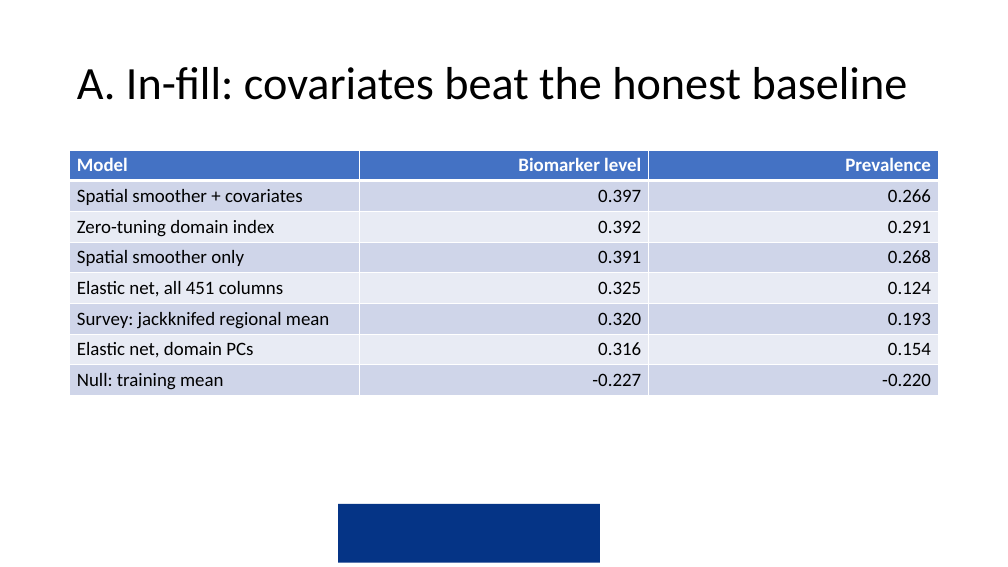
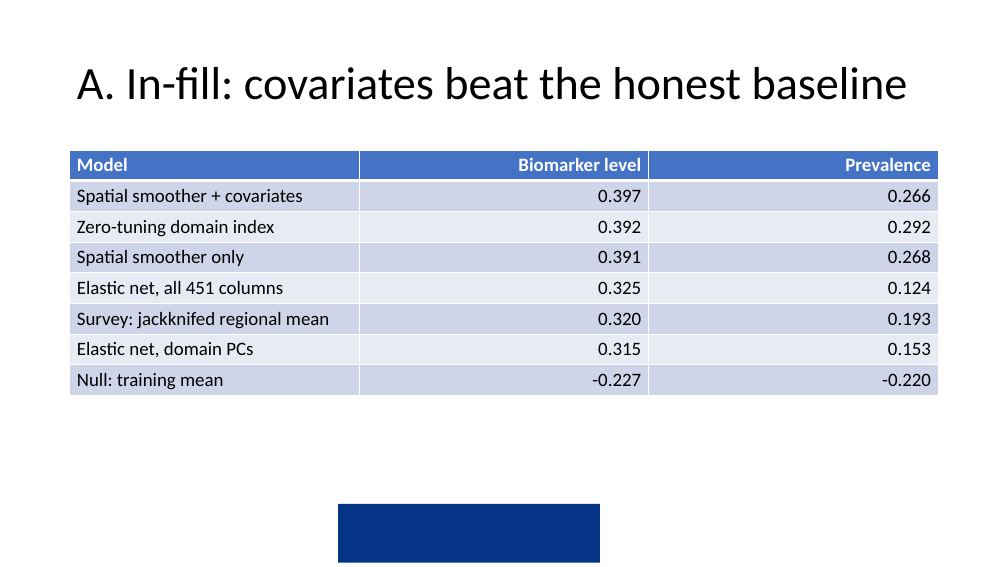
Before and after one commit to amertens/mn-prediction, a slide deck: slide 13 of docs/slides/MN-proxy-Ghana-presentation-2026-09.pptx. Drawn at 1008x567 pixels with LibreOffice and Linux fonts; fonts in the diff are those of the drawing; background and template pictures are left out. Boxes give left, top, right and bottom in pixels: in the first picture for what was removed or moved away, otherwise in the second. Text is boxed around its words. In the diff, an @@ line names an element or a change of style, - is before the commit and + after.

```diff
--- a/docs/slides/MN-proxy-Ghana-presentation-2026-09.pptx
+++ b/docs/slides/MN-proxy-Ghana-presentation-2026-09.pptx
@@ table at (70, 150, 938, 510) @@
-row 3, column 3: 0.291
+row 3, column 3: 0.292
-row 7, column 2: 0.316
+row 7, column 2: 0.315
-row 7, column 3: 0.154
+row 7, column 3: 0.153
```
Also in this commit, not shown: 6 other slides changed, 59 other files.
